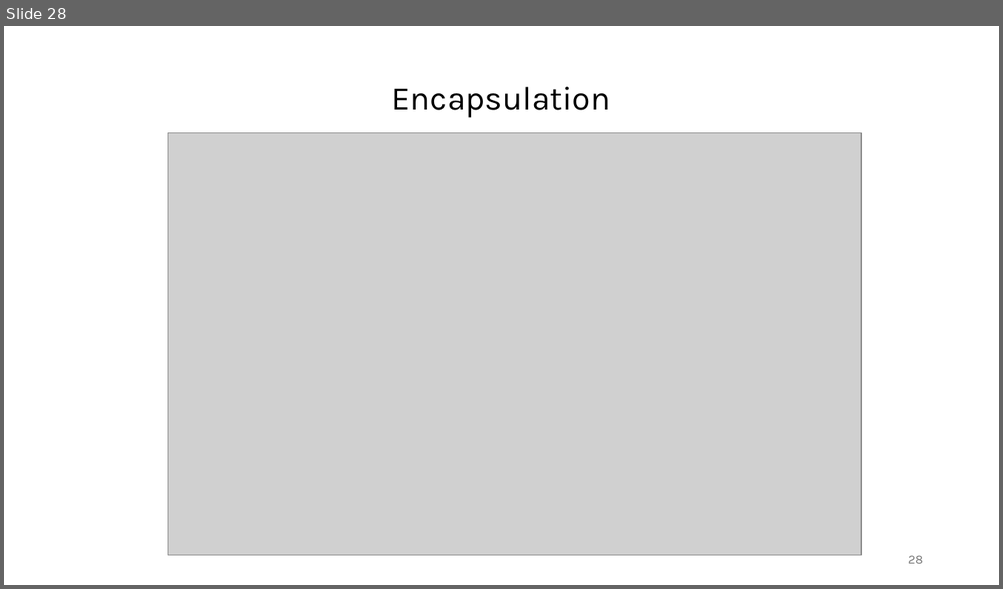
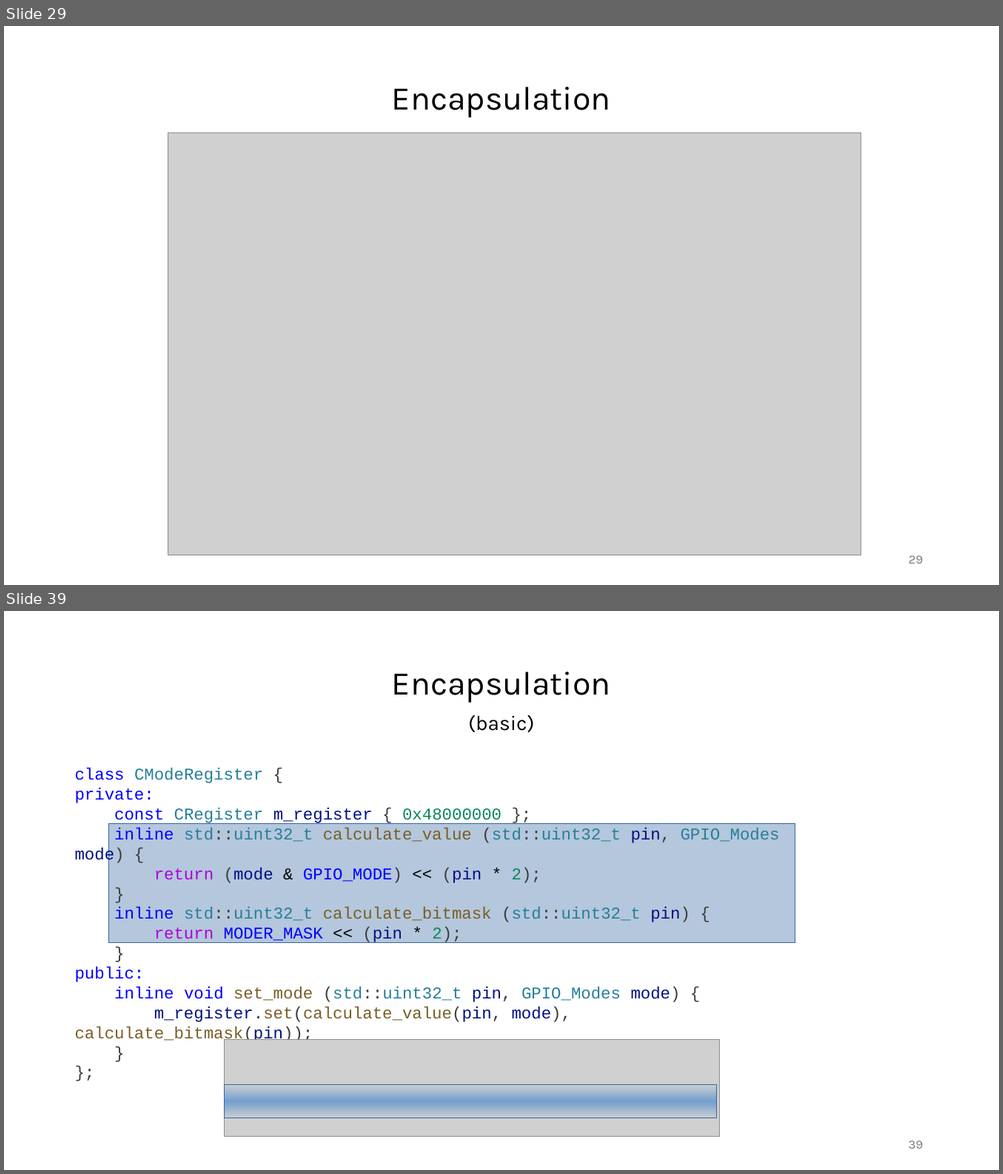
Before and after one commit to janos32783/cppcon_2024_cost_cpp_abstractions, a slide deck: presentation/cppcon.pptx. Shown one above the other, each under a label of ours: slide 28 before the commit, slides 29 and 39 after it; the slides between them are not shown. The pictures are 1003x589 and 1003x1174 pixels, drawn with LibreOffice and Linux fonts; fonts in the diff are those of the drawing; grey boxes stand for pictures. Boxes give left, top, right and bottom in pixels: in the first picture for what was removed or moved away, otherwise in the second. Text is boxed around its words. In the diff, an @@ line names an element or a change of style, - is before the commit and + after.

Commit message:
encapsulation done for now

```diff
--- a/presentation/cppcon.pptx
+++ b/presentation/cppcon.pptx
@@ slide 39 added at [4,611,999,1170], background #FFFFFF @@
@@ text added at [392,672,611,732], 32 pt, text #000000 @@
+Encapsulation
+(basic)
@@ text added at [75,768,780,1044], 16 pt, text #267F99 @@
+class CModeRegister {
+private:
+const CRegister m_register { 0x48000000 };
+inline std::uint32_t calculate_value (std::uint32_t pin, GPIO_Modes mode) {
+return (mode & GPIO_MODE) << (pin * 2);
+}
+inline std::uint32_t calculate_bitmask (std::uint32_t pin) {
+return MODER_MASK << (pin * 2);
+}
+public:
+inline void set_mode (std::uint32_t pin, GPIO_Modes mode) {
+m_register.set(calculate_value(pin, mode), calculate_bitmask(pin));
+}
+};
@@ rectangle added at [108,823,795,943], fill #B4C7DC, outline #3465A4 0 pt @@
@@ picture added at [224,1040,720,1137] @@
@@ rectangle added at [224,1085,717,1119], fill gradient #729FCF, outline #3465A4 0 pt @@
@@ page number added at [908,1141,923,1149], 12 pt, text #787878 @@
+39
@@ what was slide 28 is now slide 29 @@
```
Also in this commit, not shown: 9 slides changed, 14 other slides added, 1 slide removed, 9 other files.
